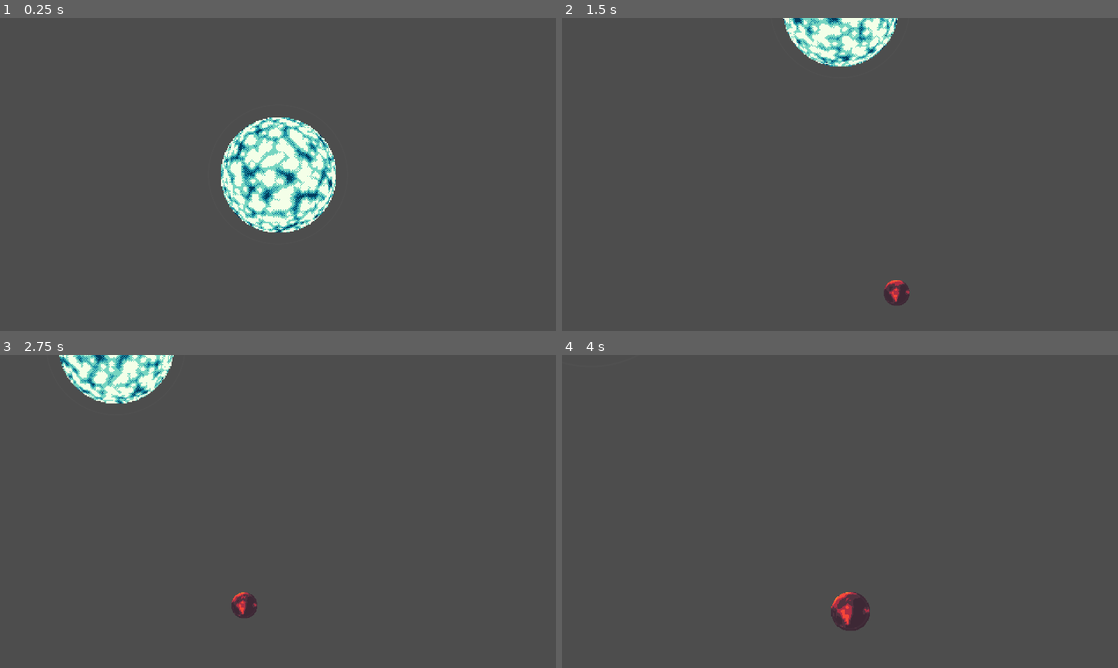
Above: before the commit, frames 1-4 (two rows, left to right).
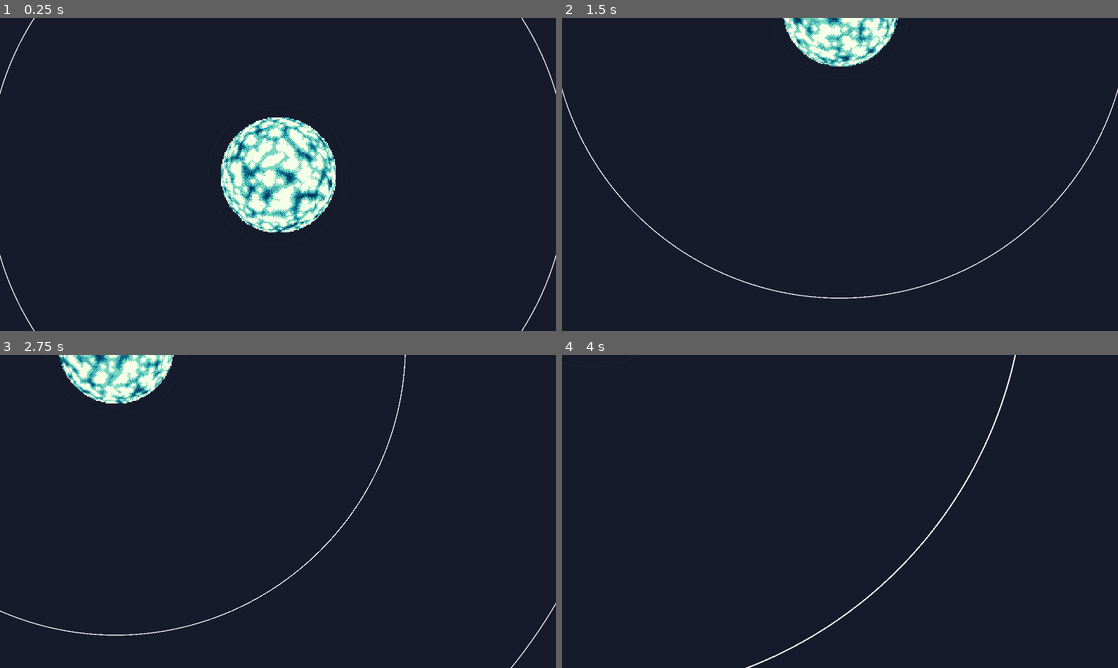
Above: after the commit, the same moments.

Repository: crhexa/starskipp
Game: Godot game, scene res://game/system.tscn
The game is run twice, just before and just after one commit, with the same random seed, the same clock (stepped at 60 frames per second) and the same inputs.
Inputs (mouse positions are in pixels of both pictures, inside the frame that each line leads up to):
- Up to frame 1 (0.25 s): no input
- Up to frame 2 (1.5 s): tap Enter at 0.5 s; move the mouse to (962, 158) at 0.52 s; hold . (time_speed_up) 0.53-1.25 s; hold S (camera_down) 0.53-1.25 s; click (962, 158) at 0.67 s; drag from (878, 299) to (812, 237) at 1.27 s
- Up to frame 3 (2.75 s): move the mouse to (333, 442) at 2.02 s; hold . (time_speed_up) from 2.03 s (still down); hold D (camera_right) from 2.03 s (still down); click (333, 442) at 2.17 s
- Up to frame 4 (4 s): release . (time_speed_up) at 2.75 s; release D (camera_right) at 2.75 s; drag from (812, 574) to (673, 464) at 2.77 s; move the mouse to (1006, 558) at 3.52 s; hold , (time_slow_down) from 3.53 s (still down); tap Mouse wheel up (zoom_in) at 3.6 s; click (1006, 558) at 3.67 s

The runs differ from the first frame. In frame 1, 94% of the frame differs, in the area x 0-100%, y 0-100%; in frame 2, 98%; in frame 3, 98%; in frame 4, 100%.

Commit message:
Added orbit lines and opening windows for system objects

Diff:
--- a/game/Body.gd
+++ b/game/Body.gd
@@ -2,17 +2,21 @@
 extends Node2D
 
 @export var primary: Node2D
-@export var orbital_radius: float = 1000
-@export var orbital_speed: float = 0.1
+@export var orbital_radius : float = 1000
+@export var orbital_speed : float = 0.1
+
+var t_offset
+
 
 func _ready():
+	t_offset = randf_range(0, 1000000)
 	$MainShader.material.set_shader_parameter("seed", randf_range(1.0, 10.0))
-	$SM_Selector.set_outline_radius($MainShader.size.x * 0.5 * scale.x)
+	$SMSelector.set_outline_radius($MainShader.size.x * 0.5 * scale.x)
 	# issue no. 2
 
 
 func _process(_delta):
-	var t = TimeController.time
+	var t = t_offset + TimeController.time
 
 	position = primary.position + Vector2(
 		sin(t * orbital_speed) * orbital_radius,
--- a/game/SM_Selector.gd
+++ b/game/SM_Selector.gd
@@ -34,7 +34,9 @@
 		if event.button_index == MOUSE_BUTTON_LEFT and event.pressed == true:
 
 			# mouse interaction code here
-			print("clicked!")
+			var parent : Node2D = get_parent()
+			print("clicked on " + parent.name)
+			Signals.system_object_clicked.emit()
 
 
 func set_outline_radius(rad : int):
--- a/game/Star.gd
+++ b/game/Star.gd
@@ -1,11 +1,13 @@
 class_name Star
 extends Node2D
 
-enum Class {CLASS_O, CLASS_B, CLASS_A, CLASS_F, CLASS_G, CLASS_K, CLASS_M}
-var type
+
+enum SpectralClass {CLASS_O, CLASS_B, CLASS_A, CLASS_F, CLASS_G, CLASS_K, CLASS_M}
+var type : SpectralClass
+
 
 func _ready():
-	$SM_Selector.set_outline_radius($MainShader.size.x * 0.6 * scale.x)
+	$SMSelector.set_outline_radius($MainShader.size.x * 0.6 * scale.x)
 
 
 func _process(_delta):
--- a/game/body.tscn
+++ b/game/body.tscn
@@ -8,9 +8,11 @@
 process_mode = 1
 script = ExtResource("1_x0toa")
 
-[node name="SM_Selector" parent="." instance=ExtResource("3_m1nr0")]
+[node name="SMSelector" parent="." instance=ExtResource("3_m1nr0")]
+z_index = 3
 
 [node name="MainShader" type="ColorRect" parent="."]
+z_index = 2
 material = ExtResource("2_iush5")
 anchors_preset = 8
 anchor_left = 0.5
--- /dev/null
+++ b/game/global/Signals.gd
@@ -0,0 +1,4 @@
+extends Node
+
+
+signal system_object_clicked
--- a/game/global/TimeController.gd
+++ b/game/global/TimeController.gd
@@ -54,7 +54,7 @@
 					year = 1
 					millennium += 1
 
-		print(str(month) + "/" + str(day) + "/" + str(year))
+		# print(str(month) + "/" + str(day) + "/" + str(year))
 
 var current_date : Date
 
--- a/game/sm_selector.tscn
+++ b/game/sm_selector.tscn
@@ -6,7 +6,8 @@
 resource_local_to_scene = true
 radius = 100.0
 
-[node name="SM_Selector" type="Area2D"]
+[node name="SMSelector" type="Area2D"]
+process_mode = 3
 z_index = 1
 script = ExtResource("1_434yy")
 highlight_color = Color(1, 1, 1, 1)
--- a/game/star.tscn
+++ b/game/star.tscn
@@ -28,7 +28,7 @@
 process_mode = 1
 script = ExtResource("1_7ar3c")
 
-[node name="SM_Selector" parent="." instance=ExtResource("2_p0yep")]
+[node name="SMSelector" parent="." instance=ExtResource("2_p0yep")]
 
 [node name="MainShader" type="ColorRect" parent="."]
 z_index = 3
--- a/game/system.gd
+++ b/game/system.gd
@@ -1,4 +1,4 @@
-extends Node
+extends Node2D
 
 # Initialization variables
 var size : int				# Number of bodies
@@ -16,50 +16,15 @@
 @onready var body_prototype = preload("res://game/body.tscn")
 
 
+@export var orbit_color : Color
+@export var orbit_width : int = 3
+
+
 func _ready():
 	Engine.set_max_fps(120)
 	generate()
 	# add_player()
 	TimeController.swap_timescale()
-
-
-func generate(sz: int = 6, sp : float = 700) -> void:
-	size = sz
-	spacing = sp
-
-	# Generate star
-	star = star_prototype.instantiate()
-	star.type = Star.Class.CLASS_G
-	add_child(star)
-
-
-	# Place player spawn point
-	var dist_from_star : float = 1000
-	player_position = Vector2(dist_from_star * 0.75, 0).rotated(randf_range(0, TAU))
-
-	# Generate bodies
-	for i in range(size):
-		var body = body_prototype.instantiate()
-		bodies.append(body)
-
-		var scale : float = randf_range(0.75, 1.5)
-		var orbit : float = randf_range(0.01, 0.1)
-
-		body.orbital_radius = dist_from_star
-		body.orbital_speed = orbit
-		body.primary = star
-
-		body.set_scale(Vector2(scale, scale))
-		add_child(body)
-
-
-		dist_from_star += randf_range(spacing - 100, spacing + 100)
-
-
-func add_player():
-	var player = player_prototype.instantiate()
-	add_child(player)
-	player.start(player_position)
 
 
 func _process(_delta):
@@ -73,3 +38,47 @@
 
 	elif Input.is_action_just_pressed("time_slow_down"):
 		TimeController.set_timescale(1.0)
+
+
+func _draw():
+	for body in bodies:
+		draw_arc(star.position, body.orbital_radius, 0, TAU, 256, orbit_color, orbit_width, false)
+
+
+func generate(sz: int = 6, sp : float = 700) -> void:
+	size = sz
+	spacing = sp
+
+	# Generate star
+	star = star_prototype.instantiate()
+	star.type = Star.SpectralClass.CLASS_G
+	add_child(star)
+
+
+	# Place player spawn point
+	var dist_from_star : float = 1000
+	player_position = Vector2(dist_from_star * 0.75, 0).rotated(randf_range(0, TAU))
+
+	# Generate bodies
+	for i in range(size):
+		var body = body_prototype.instantiate()
+		bodies.append(body)
+
+		var s : float = randf_range(0.75, 1.5)
+		var o : float = randf_range(0.01, 0.1)
+
+		body.orbital_radius = dist_from_star
+		body.orbital_speed = o
+		body.primary = star
+
+		body.set_scale(Vector2(s, s))
+		add_child(body)
+
+
+		dist_from_star += randf_range(spacing - 100, spacing + 100)
+
+
+func add_player():
+	var player = player_prototype.instantiate()
+	add_child(player)
+	player.start(player_position)
--- a/game/system.tscn
+++ b/game/system.tscn
@@ -1,12 +1,18 @@
-[gd_scene load_steps=4 format=3 uid="uid://bvn42dkbc7qvg"]
+[gd_scene load_steps=6 format=3 uid="uid://bvn42dkbc7qvg"]
 
 [ext_resource type="Script" path="res://game/System.gd" id="1_p21j8"]
 [ext_resource type="Texture2D" uid="uid://8b5q5pqom7n6" path="res://assets/sprites/background.png" id="2_3fxwv"]
 [ext_resource type="Script" path="res://game/Camera.gd" id="3_mh367"]
+[ext_resource type="Script" path="res://game/ui/Interface.gd" id="4_wvos7"]
 
-[node name="System" type="Node"]
+[sub_resource type="ShaderMaterial" id="ShaderMaterial_ugfl6"]
+
+[node name="System" type="Node2D"]
 process_mode = 3
+z_index = -10
+material = SubResource("ShaderMaterial_ugfl6")
 script = ExtResource("1_p21j8")
+orbit_color = Color(1, 1, 1, 1)
 
 [node name="ParallaxBackground" type="ParallaxBackground" parent="."]
 visible = false
@@ -23,10 +29,14 @@
 [node name="Camera2D" type="Camera2D" parent="."]
 script = ExtResource("3_mh367")
 
-[node name="Interface" type="Control" parent="Camera2D"]
+[node name="CanvasLayer" type="CanvasLayer" parent="."]
+
+[node name="Interface" type="Control" parent="CanvasLayer"]
 layout_mode = 3
 anchors_preset = 15
 anchor_right = 1.0
 anchor_bottom = 1.0
 grow_horizontal = 2
 grow_vertical = 2
+mouse_filter = 2
+script = ExtResource("4_wvos7")
--- /dev/null
+++ b/game/ui/Interface.gd
@@ -0,0 +1,20 @@
+extends Control
+
+@onready var subpanel_prototype = preload("res://game/ui/subpanel.tscn")
+
+
+func _ready():
+	Signals.system_object_clicked.connect(_on_system_object_clicked)
+
+func create_subpanel(context = null):
+	var subpanel = subpanel_prototype.instantiate()
+	add_child(subpanel)
+
+	# set subpanel context
+
+
+	subpanel.show()
+	print("subpanel created")
+
+func _on_system_object_clicked():
+	create_subpanel()
--- a/game/ui/interface.tscn
+++ /dev/null
@@ -1,9 +0,0 @@
-[gd_scene format=3 uid="uid://danhw1ybfsy4m"]
-
-[node name="interface" type="Control"]
-layout_mode = 3
-anchors_preset = 15
-anchor_right = 1.0
-anchor_bottom = 1.0
-grow_horizontal = 2
-grow_vertical = 2
--- a/game/ui/menu_button.tscn
+++ b/game/ui/menu_button.tscn
@@ -6,8 +6,8 @@
 Button/font_sizes/font_size = 24
 Button/fonts/font = ExtResource("1_v6cwi")
 
-[node name="menu_button" type="Button"]
+[node name="Menu_Button" type="Button"]
 offset_right = 200.0
 offset_bottom = 75.0
 theme = SubResource("Theme_ergcm")
-text = "QUIT GAME"
+text = "SAMPLE TEXT"
--- a/game/ui/subpanel.gd
+++ b/game/ui/subpanel.gd
@@ -3,6 +3,11 @@
 signal subpanel_focus_reset
 
 @onready var screen_size = get_viewport_rect().size
+
+
+func _ready():
+	hide()
+
 
 func _on_top_bar_gui_input(event):
 	subpanel_focus_reset.emit()
--- a/game/ui/subpanel.tscn
+++ b/game/ui/subpanel.tscn
@@ -1,8 +1,21 @@
-[gd_scene load_steps=2 format=3 uid="uid://c8v8i6e7l60n6"]
+[gd_scene load_steps=4 format=3 uid="uid://c8v8i6e7l60n6"]
 
 [ext_resource type="Script" path="res://game/ui/subpanel.gd" id="1_npibe"]
 
-[node name="subpanel" type="Panel"]
+[sub_resource type="StyleBoxFlat" id="StyleBoxFlat_s62p1"]
+bg_color = Color(0.12549, 0.133333, 0.211765, 1)
+border_width_left = 3
+border_width_right = 3
+border_width_bottom = 3
+border_color = Color(0.2, 0.223529, 0.278431, 1)
+corner_radius_bottom_right = 2
+corner_radius_bottom_left = 2
+shadow_size = 3
+
+[sub_resource type="Theme" id="Theme_r4b44"]
+Panel/styles/panel = SubResource("StyleBoxFlat_s62p1")
+
+[node name="Subpanel" type="Panel"]
 custom_minimum_size = Vector2(960, 960)
 anchors_preset = 8
 anchor_left = 0.5
@@ -15,9 +28,11 @@
 offset_bottom = 480.0
 grow_horizontal = 2
 grow_vertical = 2
+theme = SubResource("Theme_r4b44")
 script = ExtResource("1_npibe")
+metadata/_edit_lock_ = true
 
-[node name="top_bar" type="ColorRect" parent="."]
+[node name="Top_Bar" type="ColorRect" parent="."]
 custom_minimum_size = Vector2(960, 50)
 layout_mode = 1
 anchors_preset = 5
@@ -27,9 +42,9 @@
 offset_right = 480.0
 offset_bottom = 50.0
 grow_horizontal = 2
-color = Color(0.34902, 0.34902, 0.34902, 1)
+color = Color(0.305882, 0.392157, 0.470588, 1)
 
-[node name="exit_button" type="Button" parent="top_bar"]
+[node name="Exit_Button" type="Button" parent="Top_Bar"]
 layout_mode = 1
 anchors_preset = -1
 anchor_left = 0.984
@@ -42,9 +57,12 @@
 offset_bottom = 15.5
 grow_horizontal = 0
 grow_vertical = 2
+tooltip_text = "Exit Window"
+focus_mode = 1
 text = "X"
 flat = true
+metadata/_edit_lock_ = true
 
 [connection signal="subpanel_focus_reset" from="." to="." method="_on_subpanel_focus_reset"]
-[connection signal="gui_input" from="top_bar" to="." method="_on_top_bar_gui_input"]
-[connection signal="button_up" from="top_bar/exit_button" to="." method="_on_exit_button_button_up"]
+[connection signal="gui_input" from="Top_Bar" to="." method="_on_top_bar_gui_input"]
+[connection signal="button_up" from="Top_Bar/Exit_Button" to="." method="_on_exit_button_button_up"]
--- a/project.godot
+++ b/project.godot
@@ -18,6 +18,7 @@
 [autoload]
 
 TimeController="*res://game/global/TimeController.gd"
+Signals="*res://game/global/Signals.gd"
 
 [display]
 
@@ -86,5 +87,7 @@
 
 [rendering]
 
-anti_aliasing/quality/msaa_2d=1
+environment/defaults/default_clear_color=Color(0.0862745, 0.105882, 0.172549, 1)
+anti_aliasing/quality/msaa_2d=2
+anti_aliasing/quality/screen_space_aa=1
 anti_aliasing/quality/use_taa=true
